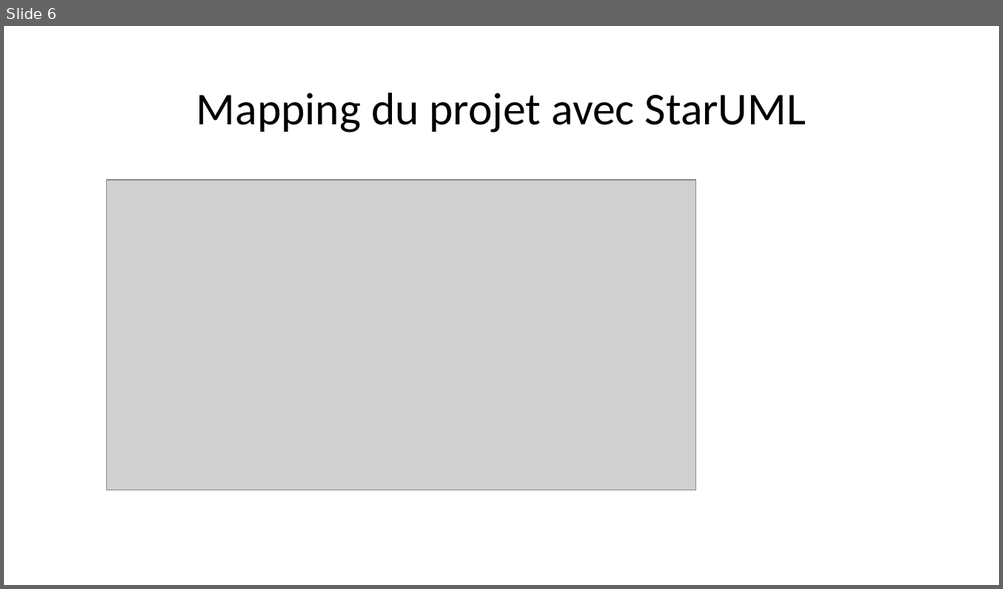
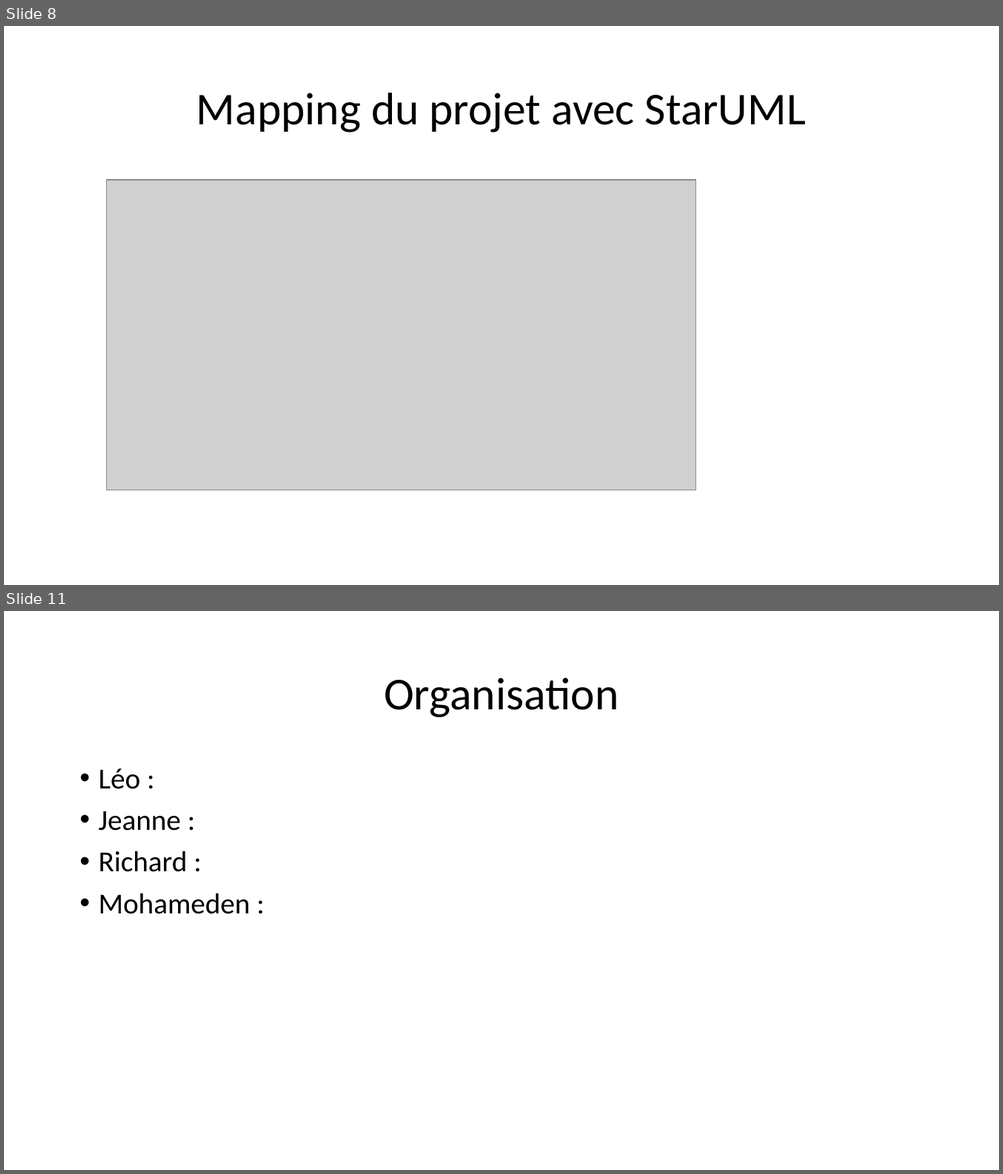
Before and after one commit to jeanneLeaute/projet_final, a slide deck: Projet Final.pptx. Shown one above the other, each under a label of ours: slide 6 before the commit, slides 8 and 11 after it; the slides between them are not shown. The pictures are 1003x589 and 1003x1174 pixels, drawn with LibreOffice and Linux fonts; fonts in the diff are those of the drawing; grey boxes stand for pictures. Boxes give left, top, right and bottom in pixels: in the first picture for what was removed or moved away, otherwise in the second. Text is boxed around its words. In the diff, an @@ line names an element or a change of style, - is before the commit and + after.

```diff
--- a/Projet Final.pptx
+++ b/Projet Final.pptx
@@ slide 11 added at [4,611,999,1170], background #FFFFFF @@
@@ title added at [384,678,618,718], 44 pt, text #000000 @@
+Organisation
@@ text added at [99,769,250,914], 28 pt, text #000000 @@
+• Léo :
+• Jeanne :
+• Richard :
+• Mohameden :
@@ what was slide 6 is now slide 8 @@
```
Also in this commit, not shown: 1 slide changed, 9 other slides added, 2 other files.
